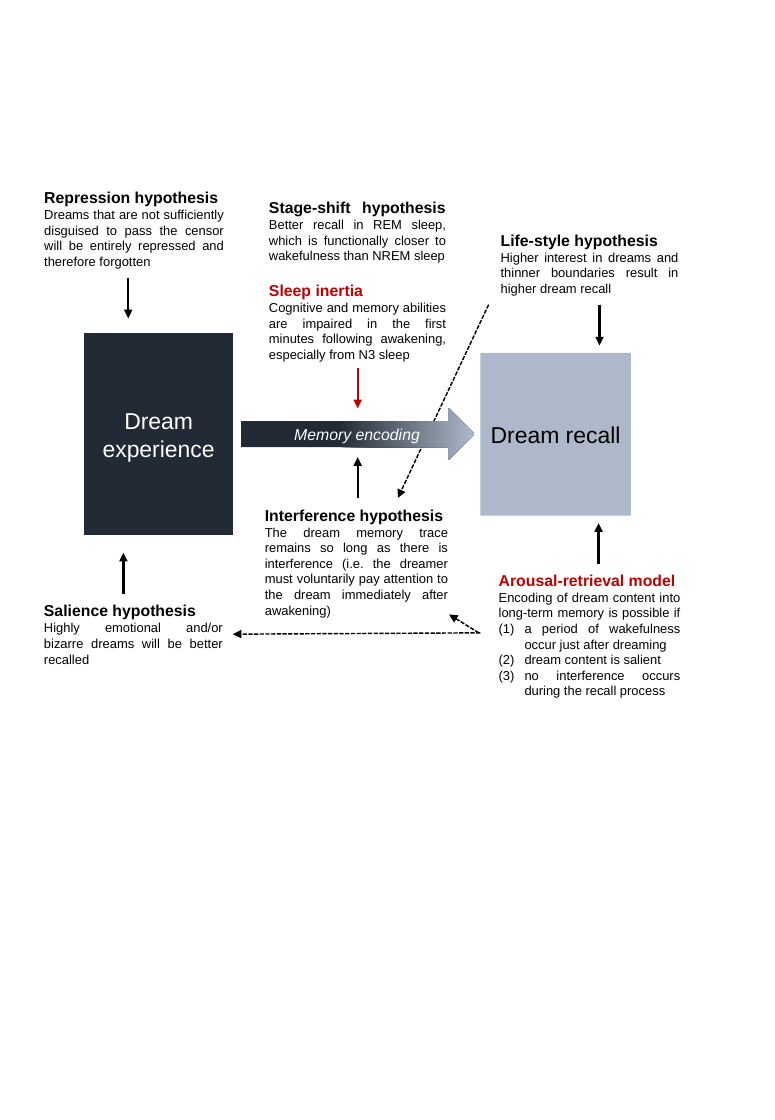
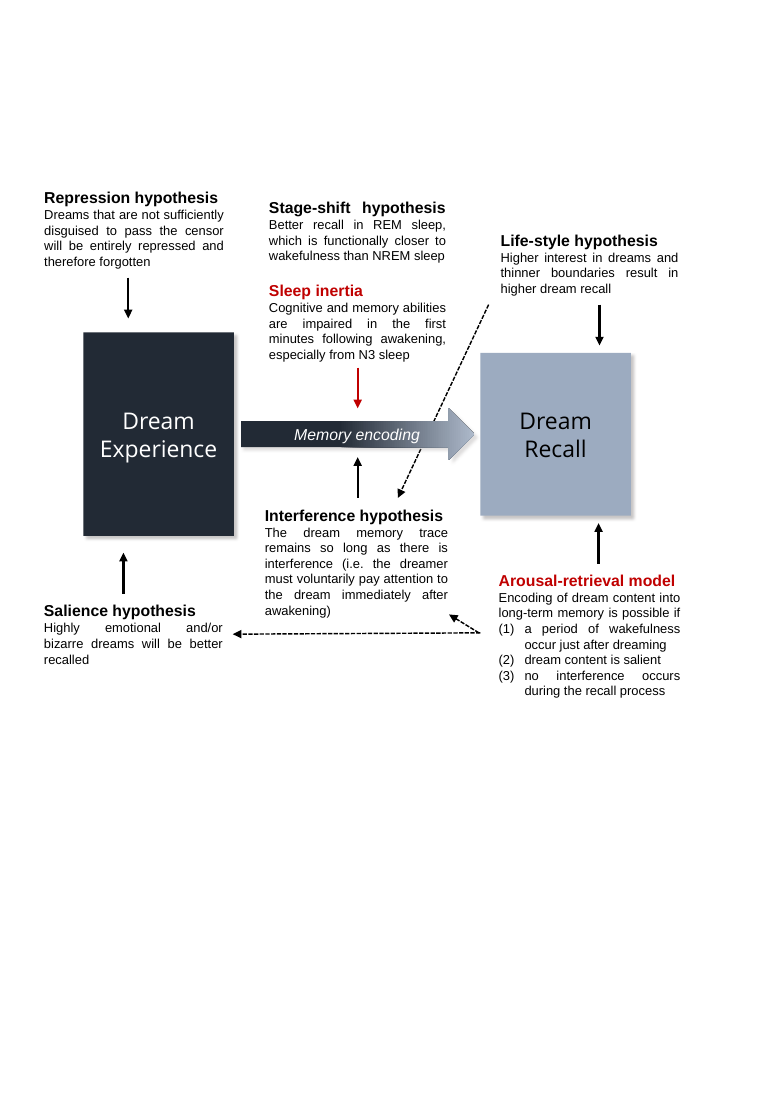
Before and after one commit to raphaelvallat/Thesis, a slide deck: slide 1 of Fig/Intro/Intro_DRF_model/Intro_DRF_model.pptx. Drawn at 775x1120 pixels with LibreOffice and Linux fonts; fonts in the diff are those of the drawing. Boxes give left, top, right and bottom in pixels: in the first picture for what was removed or moved away, otherwise in the second. Text is boxed around its words. In the diff, an @@ line names an element or a change of style, - is before the commit and + after.

```diff
--- a/Fig/Intro/Intro_DRF_model/Intro_DRF_model.pptx
+++ b/Fig/Intro/Intro_DRF_model/Intro_DRF_model.pptx
@@ rectangle "Dream Experience" at (84, 333, 235, 536): outline #FFFFFF 1 pt to none; shadow on @@
@@ rectangle "Dream Recall" at (480, 352, 631, 515): fill #ADB9CA to #9CABC0; shadow on @@
@@ text in rectangle at (100, 412, 217, 463): text changed; font Arial to Open Sans @@
-Dream experience
+Dream Experience
@@ right arrow at (241, 408, 474, 460): shadow on @@
@@ text in rectangle at (519, 412, 591, 457): text changed; font Arial to Open Sans @@
-Dream recall
+Dream Recall
```
Also in this commit, not shown: 18 other files.
